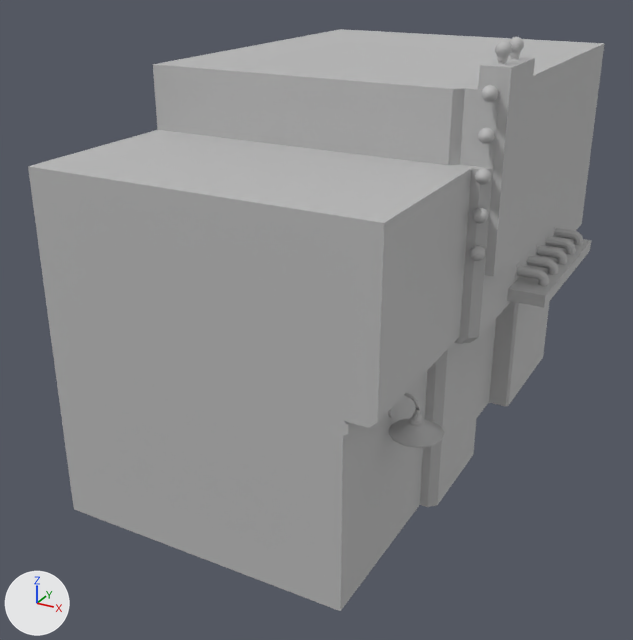
A saved change to the FBX model Assets/[LOCATIONS]/StreetLeft/arcade.fbx.
Before and after are seen from a camera (50 mm lens) standing at (6.4, -13.16, 8.32) and looking at (-0.12, -1.31, 2.4). Every picture has the same lights, and +X, +Y and +Z are marked at lower left. Where no turn or scale is listed for an object, it has been applied to the vertices. Vertices at the same position are counted once.

The first picture shows 'gameStore'.
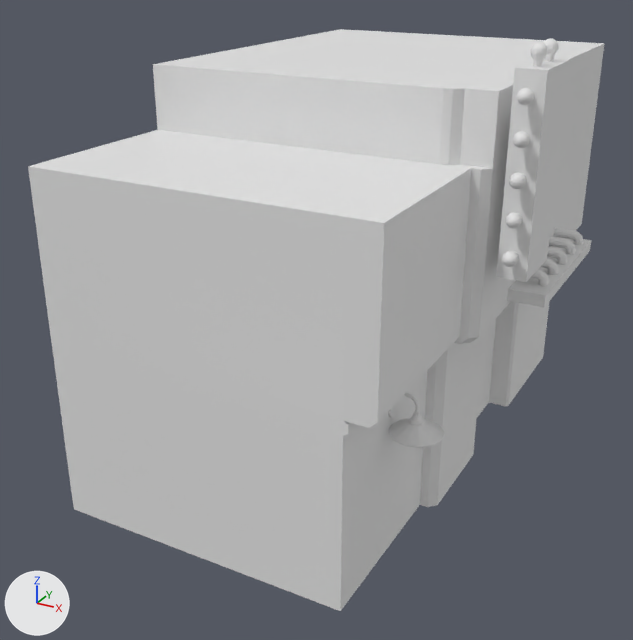
What the commit changed:
me_scene_021 is used by ob_gamestore; location (0.0, 0.0, 0.0).
me_scene_021 had 5274 vertices, 5115 faces and spanned x -2.52..3.51, y -4.9..4.1, z 0.0..7.09.
me_scene_021 now has 5360 vertices, 5205 faces and spans x -2.52..3.52, y -4.9..4.1, z 0.0..7.09.
me_scene_021 part 1: 3555 vertices moved from x 2.36..3.06, y -3.75..-0.71, z 2.1..7.09 to x 2.4..3.52, y -3.5..-0.71, z 2.28..7.09; 5 vertices removed from x 2.24..2.6, y -3.8..-3.25, z 2.1; 91 vertices added at x -2.52..3.37, y -3.5..4.1, z 0.0..6.5.
me_scene_021 part 2: 5044 faces spanning x -2.52..3.52, y -4.9..4.1, z 0.0..7.09 switch from mat_lit_005 (grey #bcbcbc) to no material.
me_scene_021 part 3: the surface is now shaded flat.

Pixel boxes (x1, y1, x2, y2) of what changed, in the pictures (633 x 640 px; the box of a moved part takes in the faces that stretch with it):
part 1 of me_scene_021, moved or reshaped: before (469, 37, 535, 276); after (154, 29, 604, 282)
part 2 of me_scene_021, recoloured: (28, 41, 604, 611) in both
